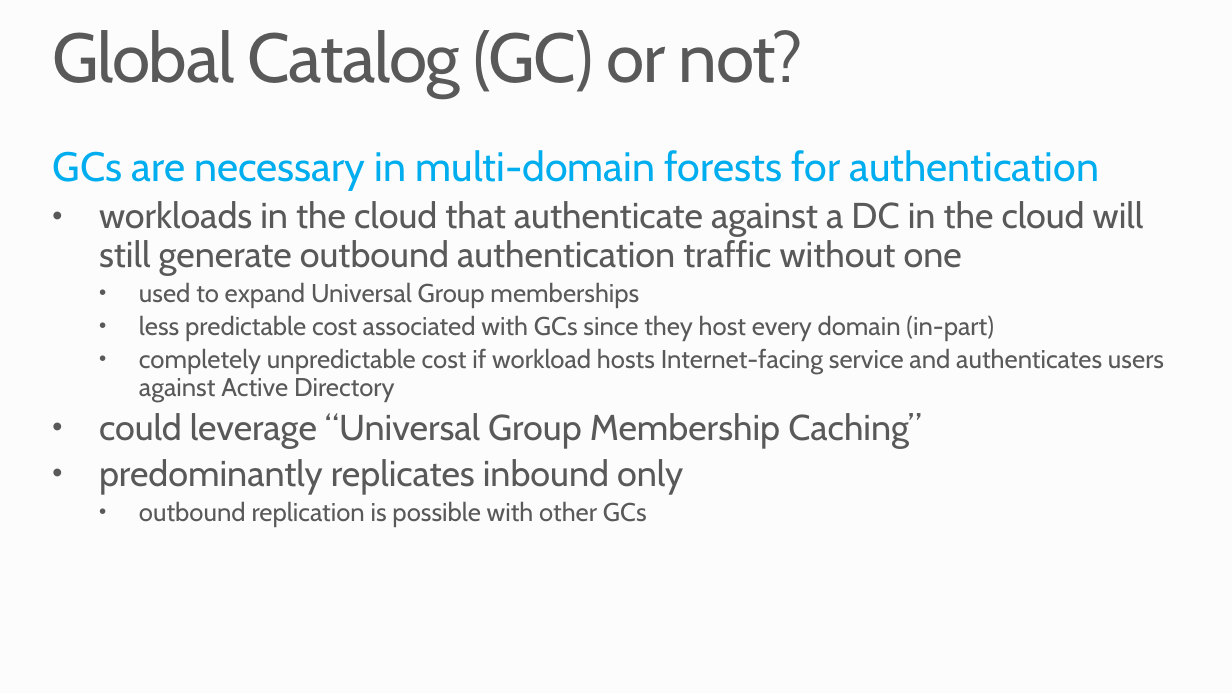
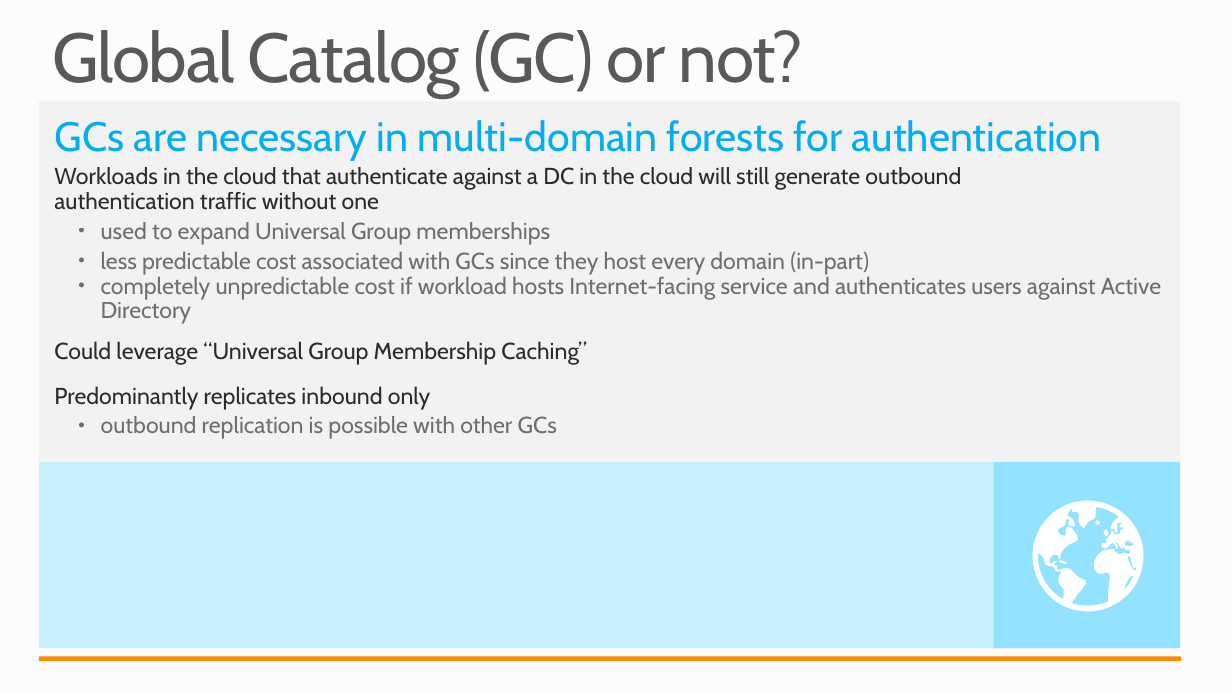
Before and after one commit to mwasham/WATK-Presentations, a slide deck: slide 13 of DeployingActiveDirectory/DeployingActiveDirectory.pptx. Drawn at 1232x693 pixels with LibreOffice and Linux fonts; fonts in the diff are those of the drawing. Boxes give left, top, right and bottom in pixels: in the first picture for what was removed or moved away, otherwise in the second. Text is boxed around its words. In the diff, an @@ line names an element or a change of style, - is before the commit and + after.

```diff
--- a/DeployingActiveDirectory/DeployingActiveDirectory.pptx
+++ b/DeployingActiveDirectory/DeployingActiveDirectory.pptx
@@ rectangle added at (x1=39, y1=102, x2=1180, y2=462), fill #F2F2F2 @@
@@ text "GCs are necessary in multi-domain ..." moved from (x1=52, y1=150, x2=1164, y2=526) to (x1=54, y1=120, x2=1161, y2=439) @@
@@ text at (x1=54, y1=167, x2=961, y2=210): text changed; size 28 to 18 pt; text colour #595959 to #292929 @@
-• workloads in the cloud that authenticate against a DC in the cloud will still generate outbound authentication traffic without one
+Workloads in the cloud that authenticate against a DC in the cloud will still generate outbound
+authentication traffic without one
@@ text at (x1=101, y1=222, x2=1161, y2=439): size 20 to 18 pt, text colour #595959 to #6E6E6E in "used to expand Universal Group memberships", "less predictable cost associated with GCs since ...", "completely unpredictable cost if workload hosts Internet-fac ...", "outbound replication is possible with other GCs"; indent changed; more space between paragraphs @@
@@ text at (x1=54, y1=341, x2=587, y2=410): text changed; size 28 to 18 pt; text colour #595959 to #292929 @@
-• could leverage “Universal Group Membership Caching”
-• predominantly replicates inbound only
+Could leverage “Universal Group Membership Caching”
+Predominantly replicates inbound only
@@ rectangle added at (x1=39, y1=462, x2=1180, y2=649), fill #C9F0FF @@
@@ rectangle added at (x1=994, y1=462, x2=1180, y2=649), fill #93E2FF @@
@@ freeform shape added at (x1=1032, y1=501, x2=1143, y2=612), fill #FFFFFF @@
@@ rectangle added at (x1=39, y1=656, x2=1181, y2=661), fill #FF8A00 @@
```
Also in this commit, not shown: 23 other slides changed, 1 slide added, 1 slide removed, 4 other files.
